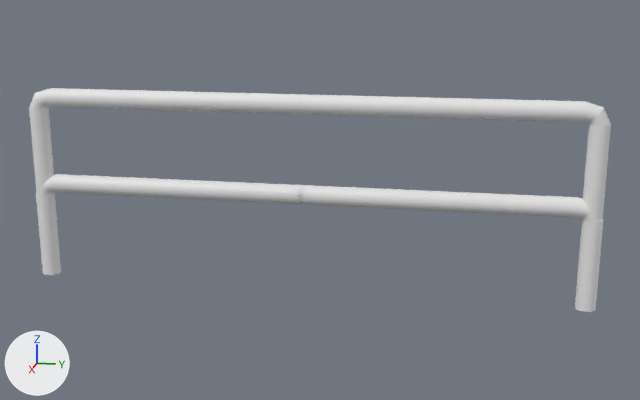
The FBX model Battle of Steel/Assets/Kawano/3D_Model/fbx/wall_prop.fbx: old version first, new version second.
Before and after are seen from a 50 mm camera at (12.55, 2.77, 4.57) aimed at (-0.03, 0.26, 1.42). Every picture has the same lights, and +X, +Y and +Z are marked at lower left. The older version comes first.

Names of what the first picture shows: '円柱', '円柱.001'.
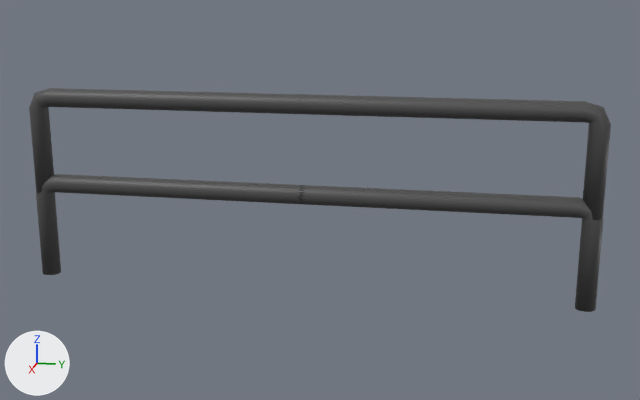
The newer file is also rescaled (x1.682) as a whole; pictures and numbers use the older file's frame.

Diff of the bpy script that builds the scene:
```diff
--- a/Battle of Steel/Assets/Kawano/3D_Model/fbx/wall_prop.fbx.py
+++ b/Battle of Steel/Assets/Kawano/3D_Model/fbx/wall_prop.fbx.py
@@ mat_material @@
+mat_material = principled_material('Material')
+mat_material.base_color = (0.0714, 0.0714, 0.0714)  # dark grey #4c4c4c
@@ me_円柱_001 @@
 me_円柱_001.from_pydata(...)  # 320 vertices, 258 faces; spans x -0.14..0.14, y -4.31..4.31, z 0.02..1.64
 # used by ob_円柱_001; location = (0.0, 0.0, 0.0)
+# me_円柱_001 part 2: edges marked sharp go from 512 to 0
+me_円柱_001.materials.append(mat_material)  # dark grey #4c4c4c
@@ me_円柱 @@
 me_円柱.from_pydata(...)  # 320 vertices, 258 faces; spans x -0.14..0.14, y -4.31..4.31, z 1.36..2.99
 # used by ob_円柱; location = (0.0, 0.0, 0.0)
+# me_円柱 part 1: edges marked sharp go from 512 to 0
+me_円柱.materials.append(mat_material)  # dark grey #4c4c4c
```

Changed parts and their boxes [x1, y1, x2, y2] in the pictures (640 x 400 px):
'円柱', recoloured, shading changed (white to dark grey)
    both: [29, 88, 611, 220]
'円柱.001', recoloured, shading changed (white to dark grey)
    both: [36, 174, 603, 312]
